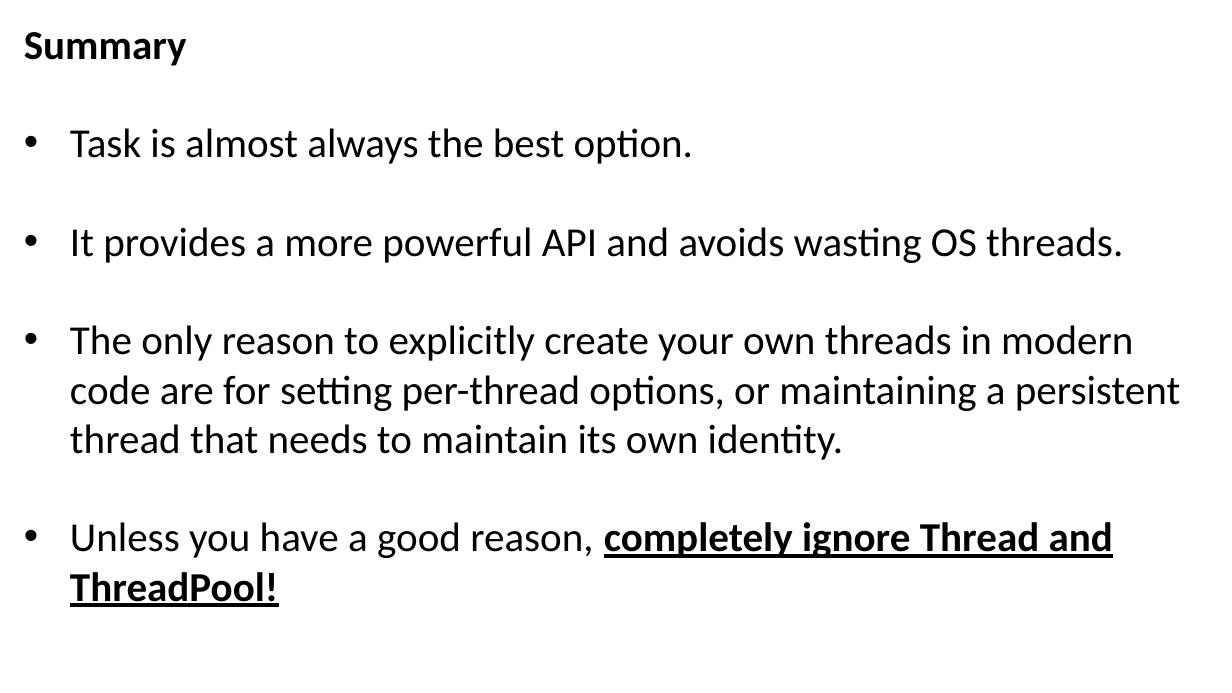
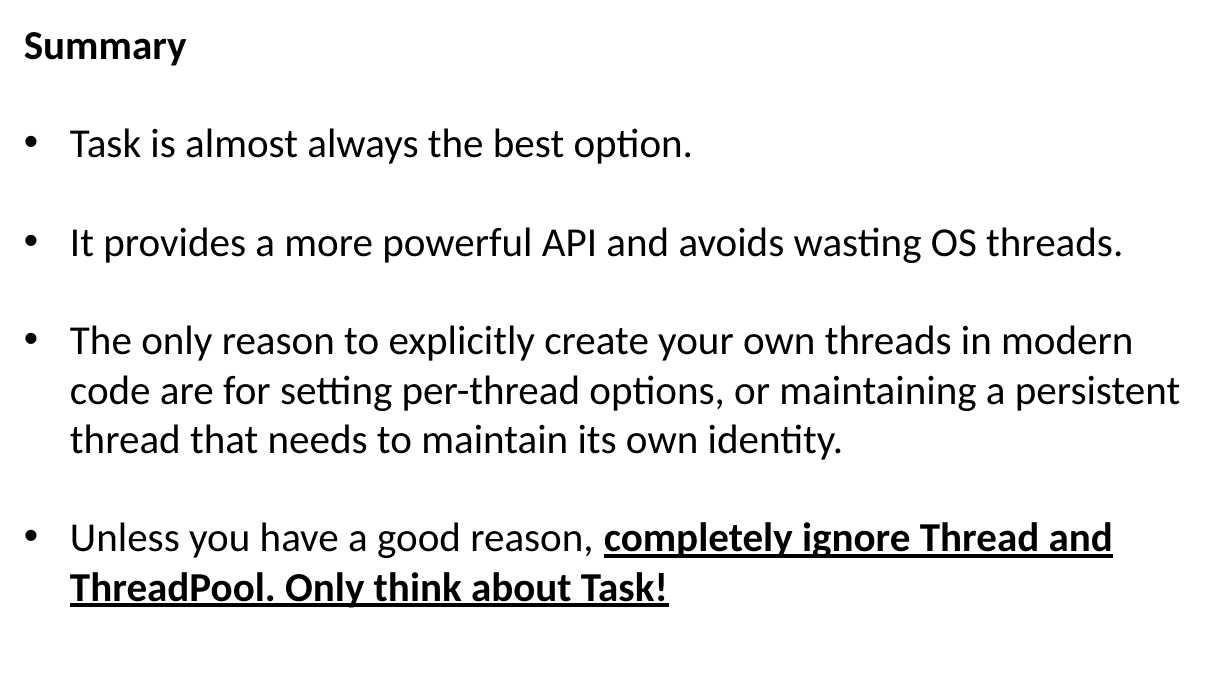
Before and after one commit to JoshKain/AsyncAwaitQuiz, a slide deck: slide 6 of Async and await presentation.pptx. Drawn at 1232x693 pixels with LibreOffice and Linux fonts; fonts in the diff are those of the drawing. Boxes give left, top, right and bottom in pixels: in the first picture for what was removed or moved away, otherwise in the second. Text is boxed around its words. In the diff, an @@ line names an element or a change of style, - is before the commit and + after.

```diff
--- a/Async and await presentation.pptx
+++ b/Async and await presentation.pptx
@@ text at box(70, 522, 1113, 608): text changed @@
-• Unless you have a good reason, completely ignore Thread and ThreadPool!
+• Unless you have a good reason, completely ignore Thread and ThreadPool. Only think about Task!
```
Also in this commit, not shown: 1 other slide changed.
